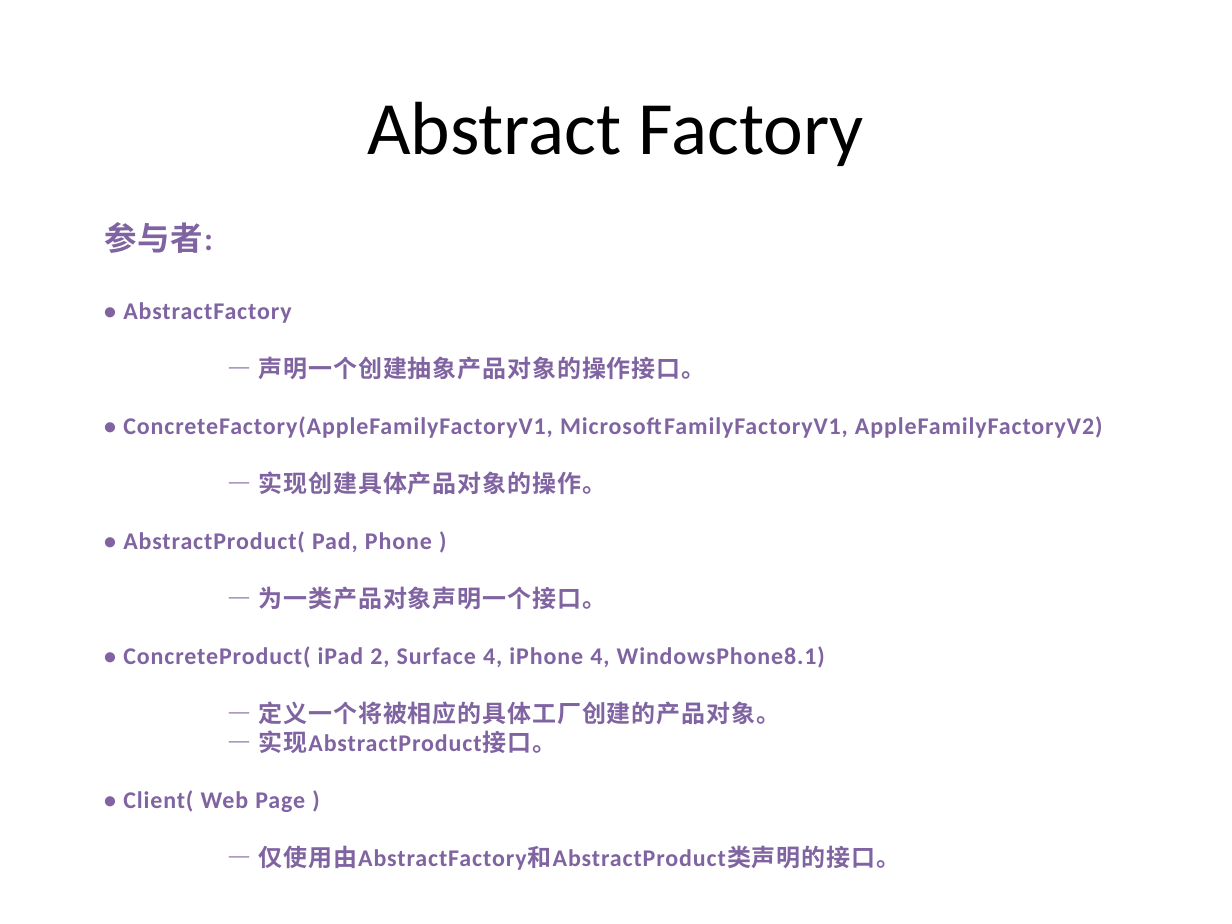
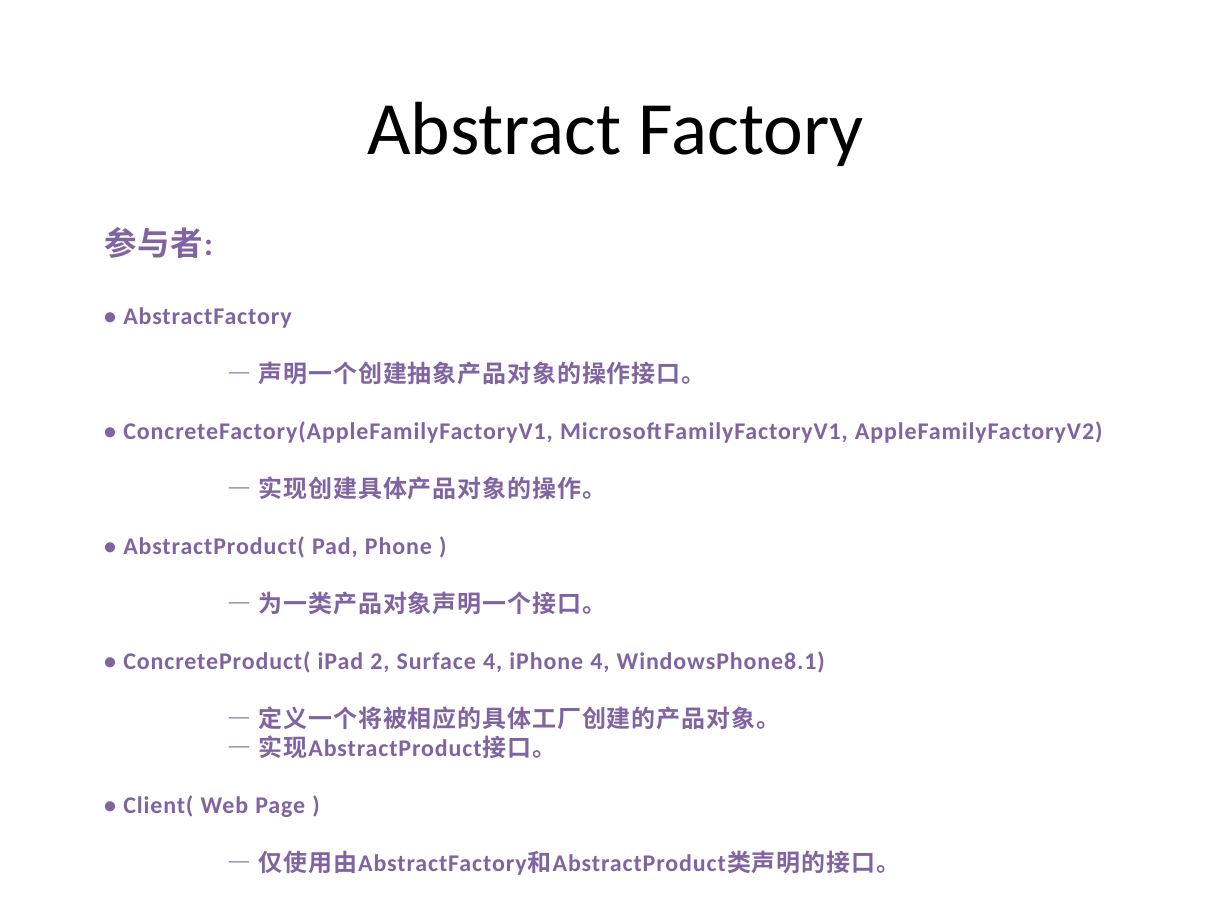
Before and after one commit to PlumpMath/DesignPattern-956, a slide deck: slide 30 of _Doc/Design Pattern (C#) - Part 1.pptx (slide 29 before the commit). Drawn at 1232x924 pixels with LibreOffice and Linux fonts; fonts in the diff are those of the drawing. Boxes give left, top, right and bottom in pixels: in the first picture for what was removed or moved away, otherwise in the second. Text is boxed around its words. In the diff, an @@ line names an element or a change of style, - is before the commit and + after.

```diff
--- a/_Doc/Design Pattern (C#) - Part 1.pptx
+++ b/_Doc/Design Pattern (C#) - Part 1.pptx
@@ text "参与者:": place and size @@
-text "参与者:" at <box>104,222,1103,870</box>
+text "参与者:" at <box>104,227,1103,875</box>
```
Also in this commit, not shown: 4 other slides changed, 1 slide added, 9 slides removed.
